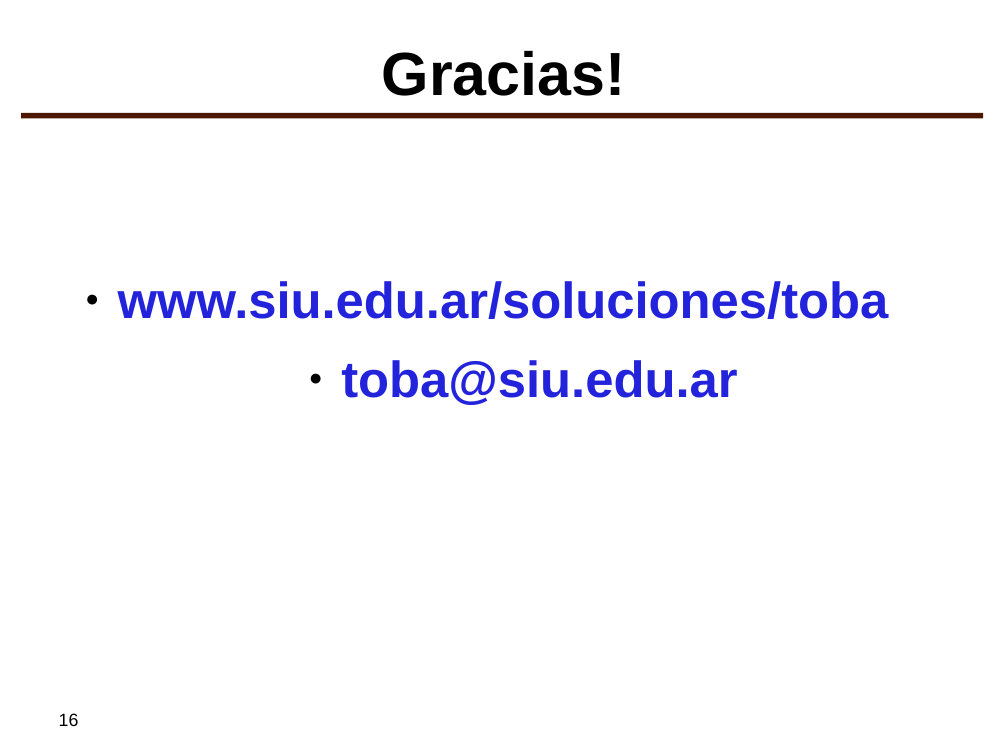
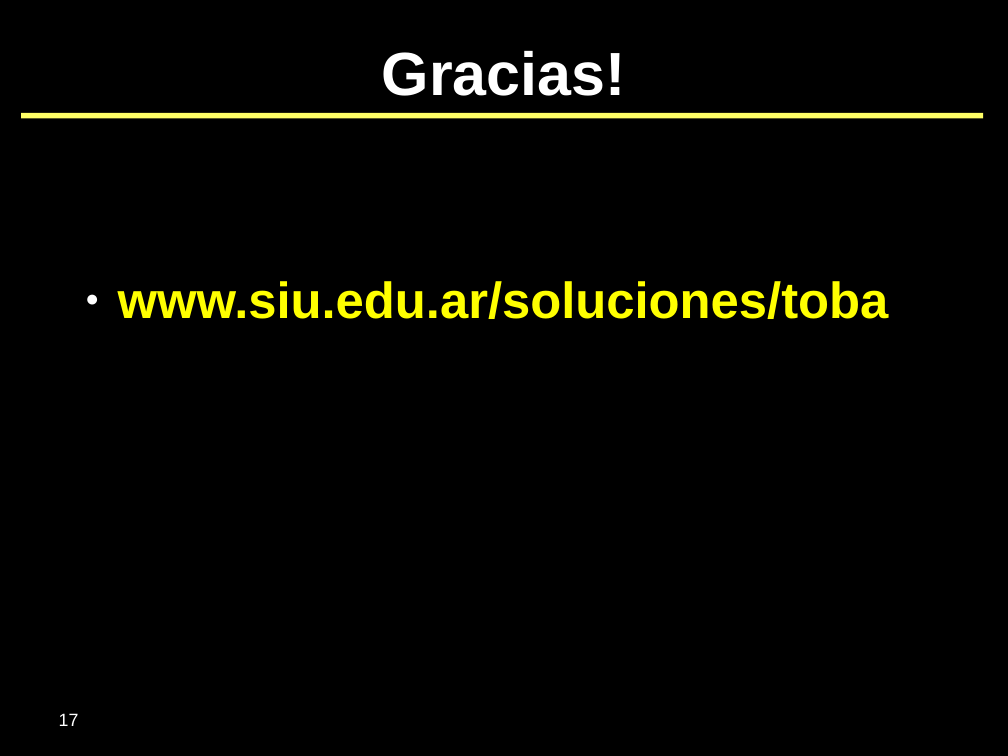
Before and after one commit to SIU-Toba/framework, a slide deck: slide 17 of doc/presentaciones/2007 - CafeConf.odp (slide 16 before the commit). Drawn at 1008x756 pixels with LibreOffice and Linux fonts; fonts in the diff are those of the drawing; background and template pictures are left out. Boxes give left, top, right and bottom in pixels: in the first picture for what was removed or moved away, otherwise in the second. Text is boxed around its words. In the diff, an @@ line names an element or a change of style, - is before the commit and + after.

```diff
--- a/doc/presentaciones/2007 - CafeConf.odp
+++ b/doc/presentaciones/2007 - CafeConf.odp
@@ background #FFFFFF to #000000 @@
@@ title "Gracias!" at box(382, 51, 626, 96): text colour #000000 to #FFFFFF @@
@@ line (21, 115) - (983, 115): stroke #4C1900 4.31 pt to #FFFF66 4.31 pt @@
@@ text "www.siu.edu.ar/soluciones/toba" at box(118, 281, 889, 319): text colour #2323DC to #FFFF00; bullet colour #000000 to #FFFFFF @@
@@ text at box(341, 360, 737, 405): paragraph removed @@
-● toba@siu.edu.ar
@@ page number at box(59, 713, 79, 726): text changed; text colour #000000 to #FFFFFF @@
-16
+17
```
Also in this commit, not shown: 15 other slides changed, 1 slide added, 3 other files.
